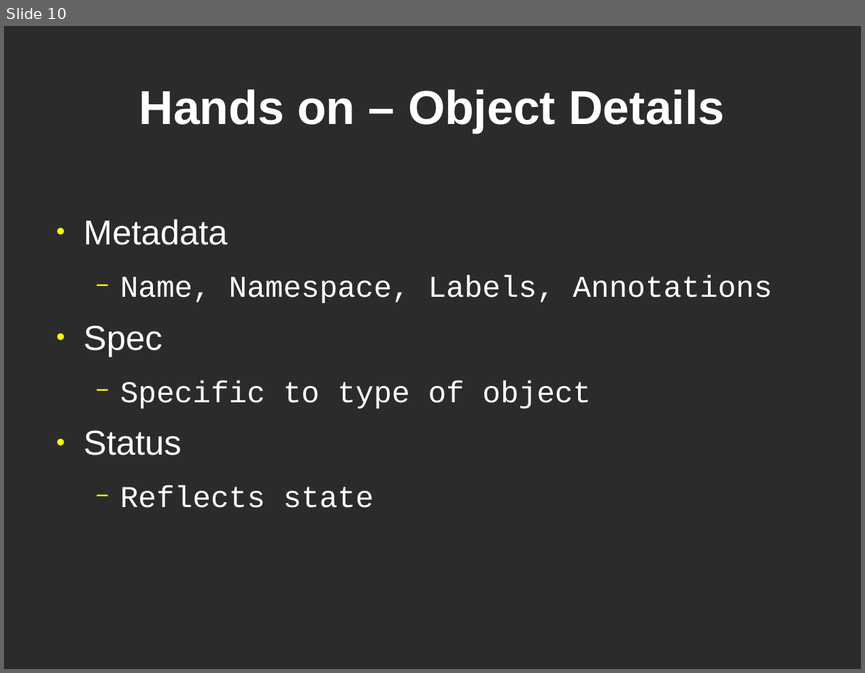
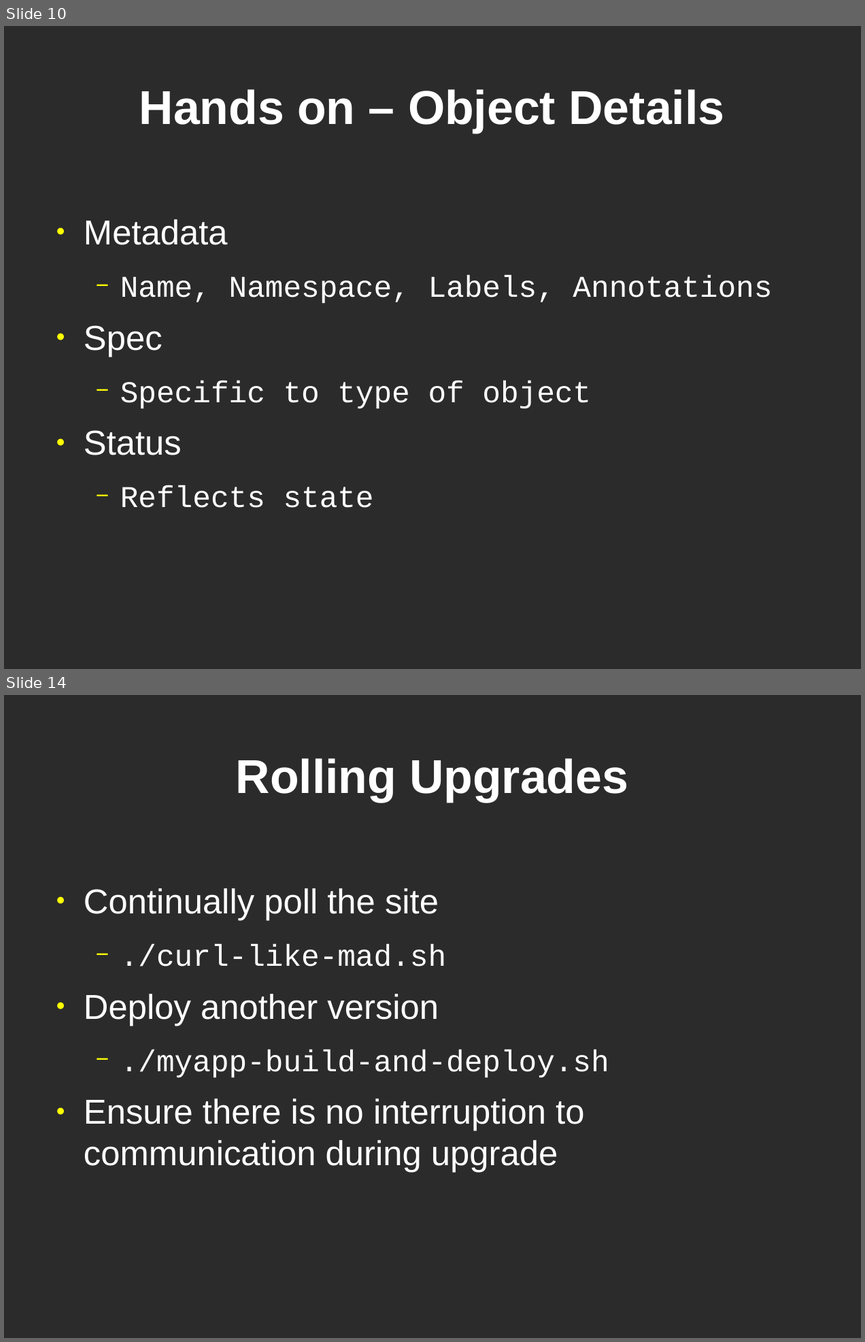
Before and after one commit to showmethehello/mit-k8s-talk, a slide deck: k8s.odp. Shown one above the other, each under a label of ours: slide 10 before the commit, slides 10 and 14 after it; the slides between them are not shown. The pictures are 865x673 and 865x1342 pixels, drawn with LibreOffice and Linux fonts; fonts in the diff are those of the drawing; background and template pictures are left out; a plain dark background stands for a picture behind light text. Boxes give left, top, right and bottom in pixels: in the first picture for what was removed or moved away, otherwise in the second. Text is boxed around its words. In the diff, an @@ line names an element or a change of style, - is before the commit and + after.

```diff
--- a/k8s.odp
+++ b/k8s.odp
@@ slide 14 added at (x1=4, y1=695, x2=861, y2=1338), background picture (left out) @@
@@ title added at (x1=236, y1=758, x2=628, y2=802), 44 pt, text #FFFFFF, bold @@
+Rolling Upgrades
@@ text added at (x1=84, y1=888, x2=609, y2=1172), 32 pt, text #FFFFFF @@
+● Continually poll the site
+  − ./curl-like-mad.sh
+● Deploy another version
+  − ./myapp-build-and-deploy.sh
+● Ensure there is no interruption to communication during upgrade
```
Also in this commit, not shown: 3 slides changed.
